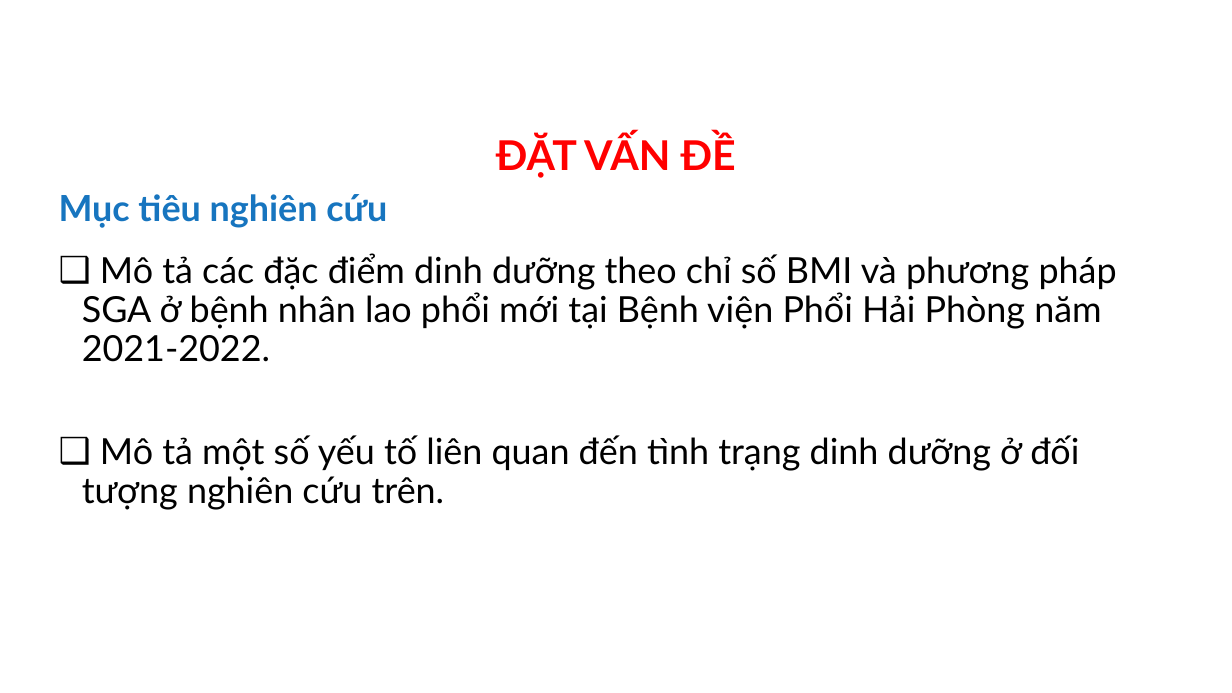
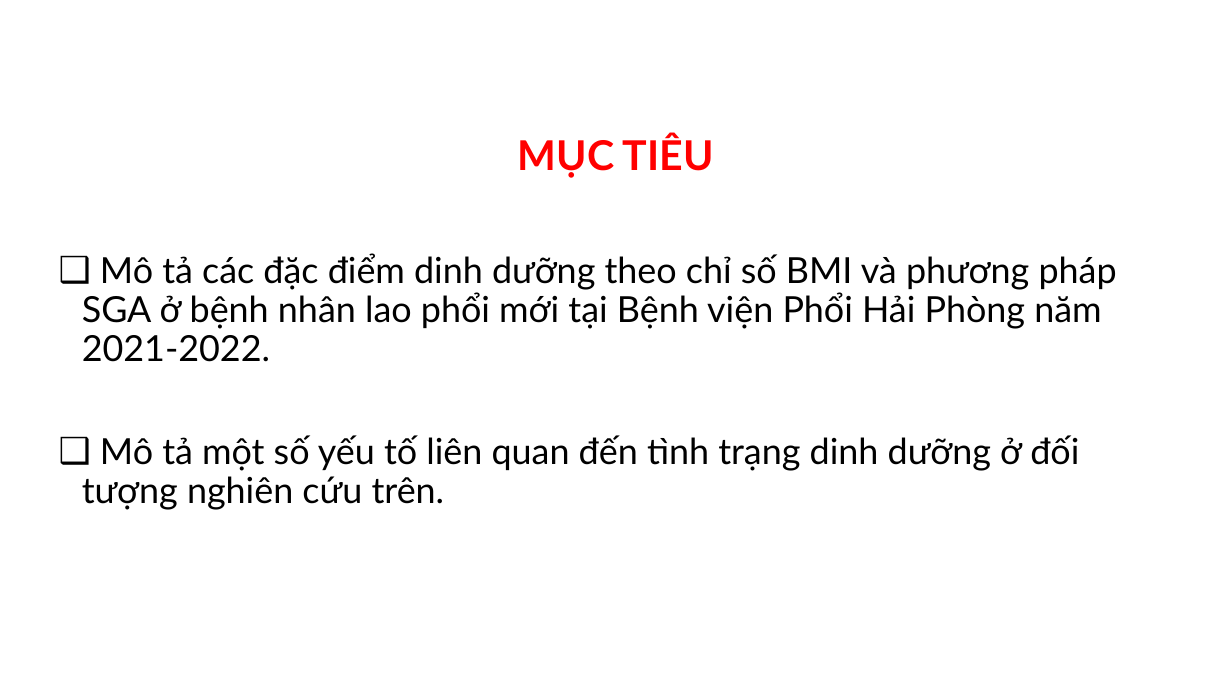
Before and after one commit to MedPocket/HPMUGraduation-thesis, a slide deck: slide 5 of Thuc-trang-va-mot-so-yeu-to-lien-quan-dinh-duong-BN-lao-phoi_Nhat-Nguyen.pptx (slide 4 before the commit). Drawn at 1232x693 pixels with LibreOffice and Linux fonts; fonts in the diff are those of the drawing; background and template pictures are left out. Boxes give left, top, right and bottom in pixels: in the first picture for what was removed or moved away, otherwise in the second. Text is boxed around its words. In the diff, an @@ line names an element or a change of style, - is before the commit and + after.

Commit message:
chore: small fix

```diff
--- a/Thuc-trang-va-mot-so-yeu-to-lien-quan-dinh-duong-BN-lao-phoi_Nhat-Nguyen.pptx
+++ b/Thuc-trang-va-mot-so-yeu-to-lien-quan-dinh-duong-BN-lao-phoi_Nhat-Nguyen.pptx
@@ text at [518,134,714,178]: text changed @@
-ĐẶT VẤN ĐỀ
+MỤC TIÊU
@@ text removed at [59,194,387,228] @@
-Mục tiêu nghiên cứu
```
Also in this commit, not shown: 1 other slide changed, 1 slide added.
